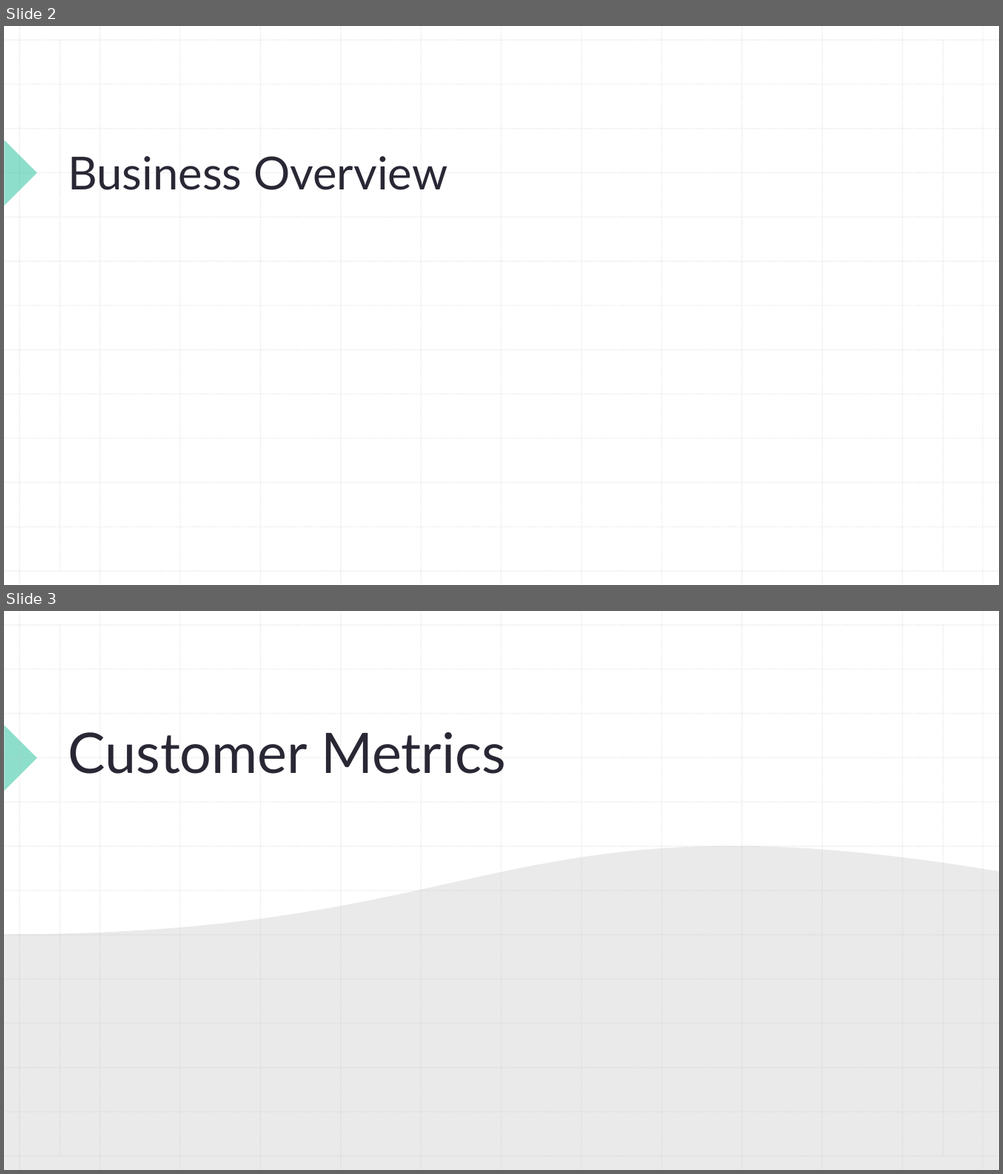
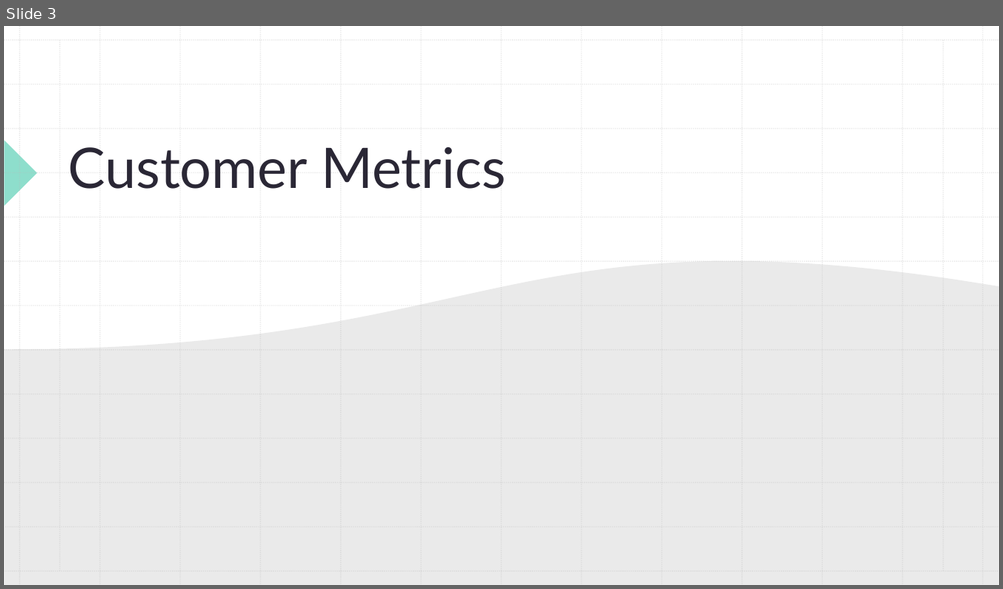
Before and after one commit to thaychansy/sql-business-case, a slide deck: new-wheels-db/SQL_Dastbase_Project_Report.pptx. Shown one above the other, each under a label of ours: slides 2 and 3 before the commit, slide 3 after it. The pictures are 1003x1174 and 1003x589 pixels, drawn with LibreOffice and Linux fonts; fonts in the diff are those of the drawing. Boxes give left, top, right and bottom in pixels: in the first picture for what was removed or moved away, otherwise in the second. Text is boxed around its words. In the diff, an @@ line names an element or a change of style, - is before the commit and + after.

```diff
--- a/new-wheels-db/SQL_Dastbase_Project_Report.pptx
+++ b/new-wheels-db/SQL_Dastbase_Project_Report.pptx
@@ slide 2 removed at (4, 26, 999, 585), background #FFFFFF; not listed: 27 template elements that a slide beside it also shows @@
@@ line removed from (60, 40) to (60, 571) @@
@@ line removed from (943, 40) to (943, 571) @@
@@ title removed at (68, 156, 447, 190) @@
-Business Overview
```
Also in this commit, not shown: 8 slides changed, 1 slide added, 6 other files.
